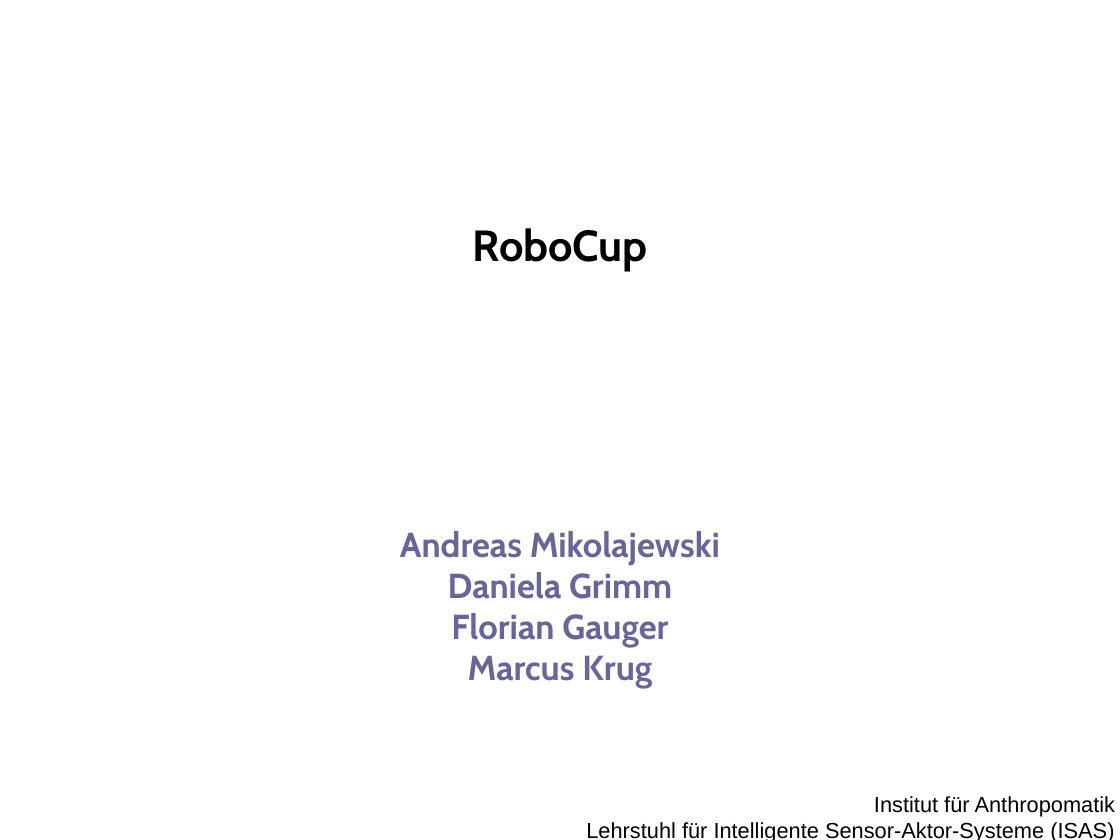
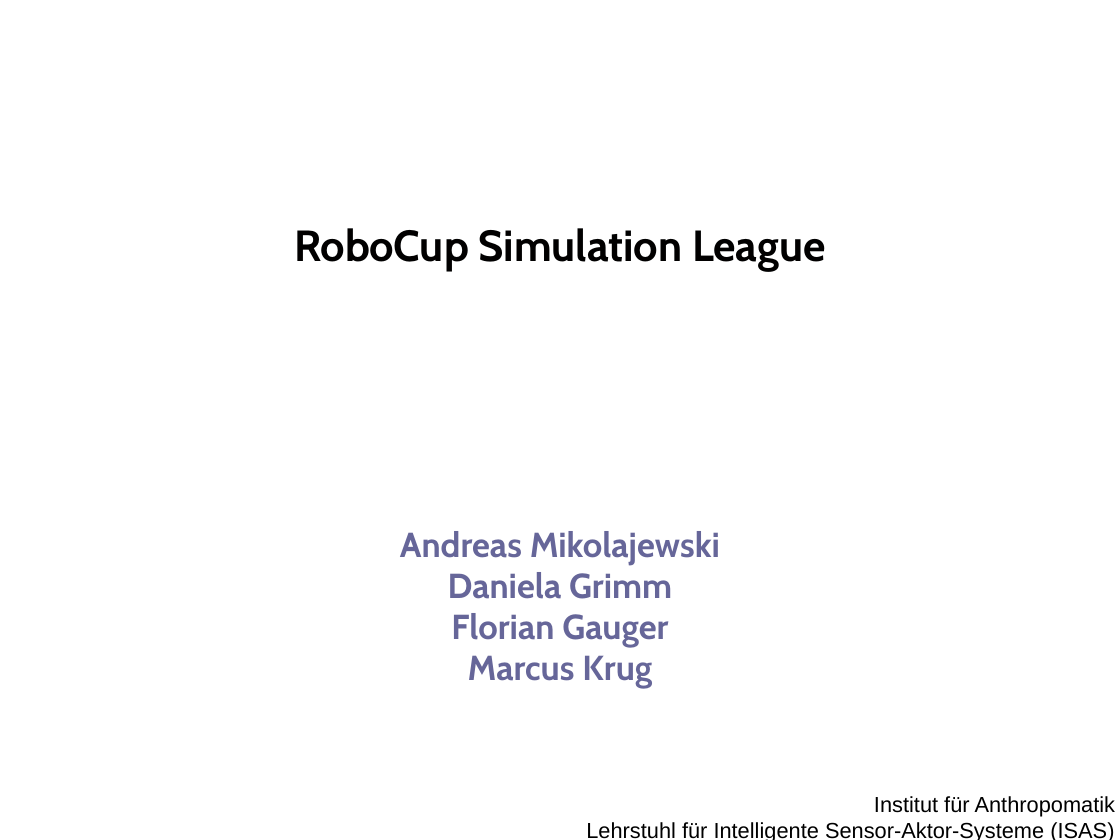
Before and after one commit to gerhardkurz/roboZen, a slide deck: slide 1 of presentation/1/praesentation1 (1).pptx. Drawn at 1120x840 pixels with LibreOffice and Linux fonts; fonts in the diff are those of the drawing; background and template pictures are left out. Boxes give left, top, right and bottom in pixels: in the first picture for what was removed or moved away, otherwise in the second. Text is boxed around its words. In the diff, an @@ line names an element or a change of style, - is before the commit and + after.

```diff
--- a/presentation/1/praesentation1 (1).pptx
+++ b/presentation/1/praesentation1 (1).pptx
@@ title at box(294, 228, 826, 271): text changed @@
-RoboCup
+RoboCup Simulation League
```
Also in this commit, not shown: 1 other slide changed, 2 slides added, 2 slides removed, 1 other file.
